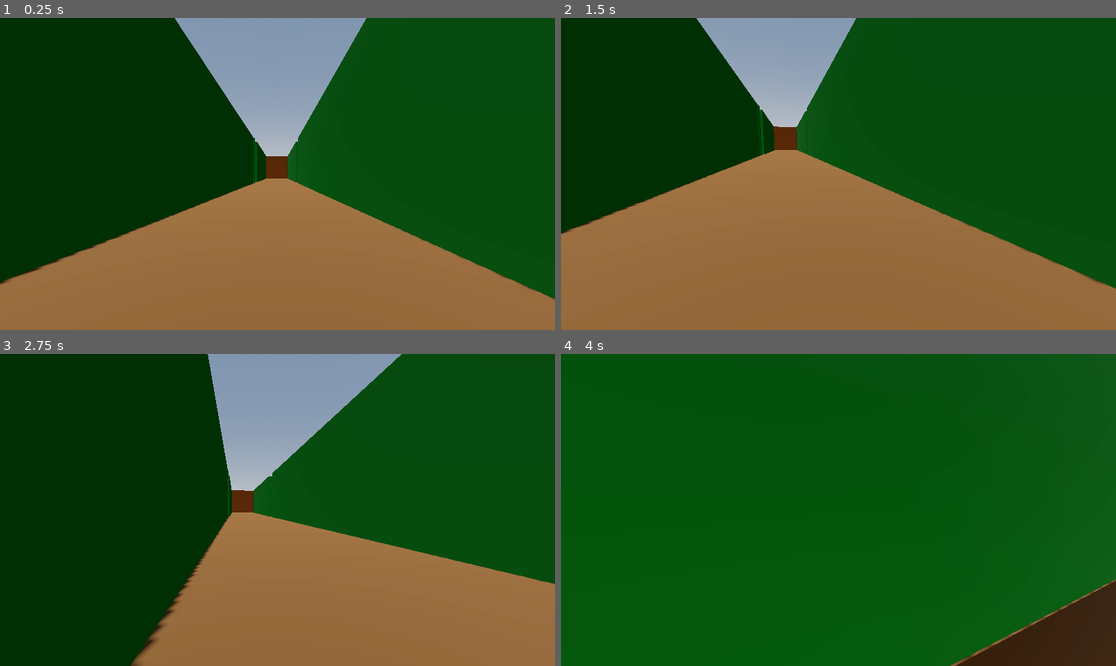
Above: before the commit, frames 1-4 (two rows, left to right).
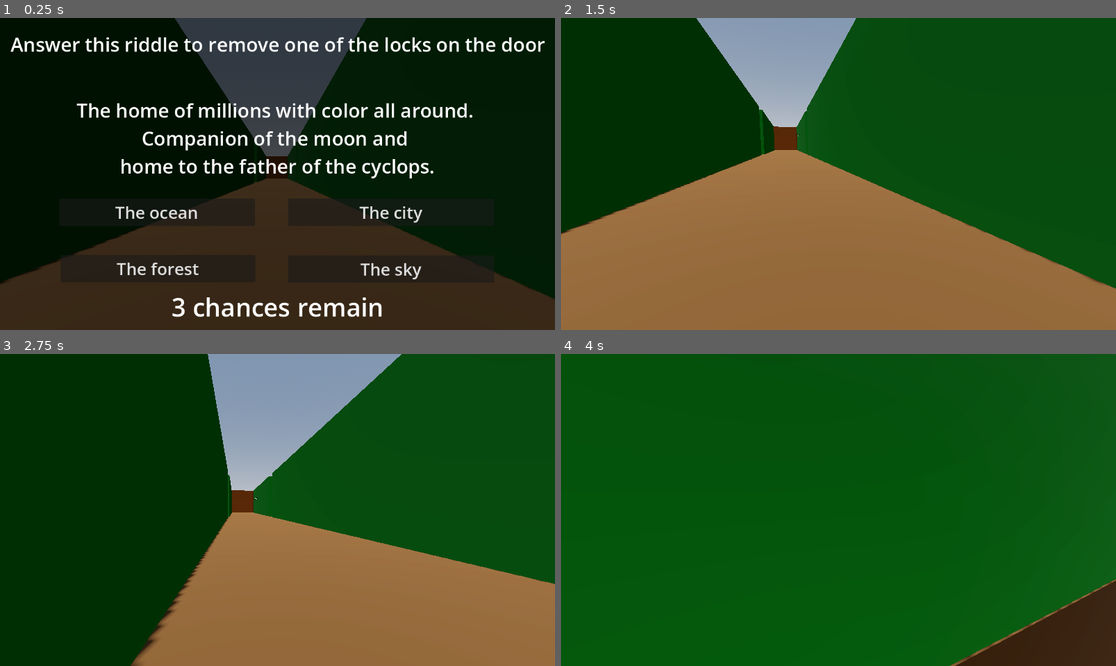
Above: after the commit, the same moments.

Repository: Z-Graham/Maze_walker
Game: Godot game, scene res://Mazes/maze_2/maze_2.tscn
The game is run twice, just before and just after one commit, with the same random seed, the same clock (stepped at 60 frames per second) and the same inputs. This scene is started directly instead of the project's main scene.
Inputs (mouse positions are in pixels of both pictures, inside the frame that each line leads up to):
- Up to frame 1 (0.25 s): no input
- Up to frame 2 (1.5 s): click (716, 211) at 0.5 s, where only the run after the commit has a clickable "The ocean"; tap Enter at 1.25 s; hold D (turn_right) from 1.28 s (still down); tap Down (look_down) at 1.35 s
- Up to frame 3 (2.75 s): release D (turn_right) at 2.03 s; hold S (move_backward) from 2.03 s (still down); tap Up (look_up) at 2.1 s
- Up to frame 4 (4 s): release S (move_backward) at 2.78 s; hold D (turn_right) 2.78-3.53 s; tap Down (look_down) at 2.85 s; hold W (move_forward) from 3.53 s (still down); tap Up (look_up) at 3.6 s

The runs differ from the first frame. In frame 1, 100% of the frame differs, in the area x 0-100%, y 0-100%; in frame 2, less than 0.1%; in frame 3, less than 0.1%; in frame 4, nothing differs.

Commit message:
4 riddles created

Diff:
--- a/Mazes/maze_2/maze_2.tscn
+++ b/Mazes/maze_2/maze_2.tscn
@@ -1,6 +1,7 @@
 [gd_scene format=3 uid="uid://d1cwetteunedl"]
 
 [ext_resource type="PackedScene" uid="uid://bty438n0cr3oo" path="res://Player/player.tscn" id="1_l644i"]
+[ext_resource type="PackedScene" uid="uid://dwkrxrjypyb6w" path="res://Mazes/maze_2/riddle_screen.tscn" id="2_8rkck"]
 
 [sub_resource type="ProceduralSkyMaterial" id="ProceduralSkyMaterial_8rkck"]
 sky_horizon_color = Color(0.66224277, 0.6717428, 0.6867428, 1)
@@ -94,9 +95,9 @@
 material = SubResource("StandardMaterial3D_n78rp")
 
 [node name="CSGBox3D10" type="CSGBox3D" parent="walls" unique_id=2007220612 groups=["wall"]]
-transform = Transform3D(-4.371139e-08, 0, 1, 0, 1, 0, -1, 0, -4.371139e-08, -6.5843124, 2.550482, 0.41968727)
-use_collision = true
-size = Vector3(1, 5.0981445, 7.946974)
+transform = Transform3D(-4.371139e-08, 0, 1, 0, 1, 0, -1, 0, -4.371139e-08, -6.618175, 2.550482, 0.41968727)
+use_collision = true
+size = Vector3(1, 5.0981445, 7.8792486)
 material = SubResource("StandardMaterial3D_n78rp")
 
 [node name="CSGBox3D11" type="CSGBox3D" parent="walls" unique_id=1779182259 groups=["wall"]]
@@ -190,7 +191,7 @@
 material = SubResource("StandardMaterial3D_n78rp")
 
 [node name="CSGBox3D26" type="CSGBox3D" parent="walls" unique_id=421214221 groups=["wall"]]
-transform = Transform3D(-4.371139e-08, 0, 1, 0, 1, 0, -1, 0, -4.371139e-08, 6.180195, 2.550482, 0.6513275)
+transform = Transform3D(6.907575e-05, -1.936921e-06, 1, 0.000100722405, 1, 1.9369254e-06, -1, 0.000100722405, 6.907575e-05, 6.180195, 2.550482, 0.6513275)
 use_collision = true
 size = Vector3(1, 5.0981445, 6.4866214)
 material = SubResource("StandardMaterial3D_n78rp")
@@ -202,9 +203,9 @@
 material = SubResource("StandardMaterial3D_n78rp")
 
 [node name="CSGBox3D28" type="CSGBox3D" parent="walls" unique_id=942307688 groups=["wall"]]
-transform = Transform3D(1, 0, 0, 0, 1, 0, 0, 0, 1, 9.911703, 2.550482, -4.5811653)
-use_collision = true
-size = Vector3(1, 5.0981445, 5.046566)
+transform = Transform3D(1, 0, 0, 0, 1, 0, 0, 0, 1, 9.911703, 2.550482, -4.5823474)
+use_collision = true
+size = Vector3(1, 5.0981445, 5.187911)
 material = SubResource("StandardMaterial3D_n78rp")
 
 [node name="CSGBox3D29" type="CSGBox3D" parent="walls" unique_id=856963398 groups=["wall"]]
@@ -214,7 +215,7 @@
 material = SubResource("StandardMaterial3D_n78rp")
 
 [node name="CSGBox3D30" type="CSGBox3D" parent="walls" unique_id=1332332028 groups=["wall"]]
-transform = Transform3D(-4.371139e-08, 0, 1, 0, 1, 0, -1, 0, -4.371139e-08, 6.2680225, 2.550482, -2.5506558)
+transform = Transform3D(-4.371139e-08, 0, 1, 0, 1, 0, -1, 0, -4.371139e-08, 6.2680225, 2.550482, -2.4823952)
 use_collision = true
 size = Vector3(1, 5.0981445, 6.4798484)
 material = SubResource("StandardMaterial3D_n78rp")
@@ -246,3 +247,25 @@
 transform = Transform3D(1, 0, 0, 0, 1, 0, 0, 0, 1, 13.531065, 1.7703977, 21.122553)
 size = Vector3(7.70636, 3.7733154, 5.8061523)
 material = SubResource("StandardMaterial3D_8rkck")
+
+[node name="Sphynx_2" type="CSGBox3D" parent="." unique_id=596626635]
+transform = Transform3D(1, 0, 0, 0, 1, 0, 0, 0, 1, -13.796806, 1.7703977, 21.122553)
+size = Vector3(7.70636, 3.7733154, 5.8061523)
+material = SubResource("StandardMaterial3D_8rkck")
+
+[node name="Sphynx_3" type="CSGBox3D" parent="." unique_id=930428143]
+transform = Transform3D(1, 0, 0, 0, 1, 0, 0, 0, 1, -13.796806, 1.7703977, -20.986168)
+size = Vector3(7.70636, 3.7733154, 5.8061523)
+material = SubResource("StandardMaterial3D_8rkck")
+
+[node name="Sphynx_4" type="CSGBox3D" parent="." unique_id=1694482963]
+transform = Transform3D(1, 0, 0, 0, 1, 0, 0, 0, 1, 13.91239, 1.7703977, -20.986168)
+size = Vector3(7.70636, 3.7733154, 5.8061523)
+material = SubResource("StandardMaterial3D_8rkck")
+
+[node name="riddle_screen" parent="." unique_id=1533599760 instance=ExtResource("2_8rkck")]
+
+[node name="Label3D" type="Label3D" parent="." unique_id=1105785447]
+transform = Transform3D(1.1924881e-08, 0, -1, 0, 1, 0, 1, 0, 1.1924881e-08, 2.2713375, 3.0174475, -17.905724)
+text = "Answer the the riddles in the four corners of the maze to unlock the door.
+Be careful, for too many incorrect answers will result in the door being locked forevermore"
--- /dev/null
+++ b/Mazes/maze_2/riddle_screen.gd
@@ -0,0 +1,69 @@
+extends ColorRect
+@onready var riddle: Label = $Riddle
+@onready var a: Button = $A
+@onready var b: Button = $B
+@onready var c: Button = $C
+@onready var d: Button = $D
+
+
+
+var c_riddle=4
+
+func _process(delta: float) -> void:
+	if c_riddle==1:
+		riddle.text="What came first? The phoenix or the flame?"
+		a.text="The phoenix"
+		b.text="The flame"
+		c.text="A circle has no beginning"
+		d.text="Time"
+	elif c_riddle==2:
+		riddle.text="The power of authority, for better or worse.
+		Held by the strong, and rarely the weak.
+		The key to a myriad of shortcuts."
+		a.text="Control"
+		b.text="Bravery"
+		c.text="Leadership"
+		d.text="Money"
+	elif c_riddle==3:
+		riddle.text="4(x+7)+18=54
+		Find x"
+		a.text="8"
+		b.text="4"
+		c.text="Between the 4 and the 7"
+		d.text="2"
+	elif c_riddle==4:
+		riddle.text="The home of millions with color all around.
+		Companion of the moon and
+		home to the father of the cyclops."
+		a.text="The ocean"
+		b.text="The forest"
+		c.text="The city"
+		d.text="The sky"
+
+
+
+
+
+func _on_a_pressed() -> void:
+	if c_riddle==2 or c_riddle==4:
+		visible=false
+	else:
+		a.visible=false
+
+
+func _on_b_pressed() -> void:
+	b.visible=false
+
+
+func _on_c_pressed() -> void:
+	if c_riddle==1 or c_riddle==3:
+		visible=false
+	else:
+		c.visible=false
+
+
+func _on_d_pressed() -> void:
+	if c_riddle==3:
+		visible=false
+	else:
+		d.visible=false
--- /dev/null
+++ b/Mazes/maze_2/riddle_screen.tscn
@@ -0,0 +1,112 @@
+[gd_scene format=3 uid="uid://dwkrxrjypyb6w"]
+
+[ext_resource type="Script" uid="uid://dskyrahhirm0b" path="res://Mazes/maze_2/riddle_screen.gd" id="1_e3av5"]
+
+[sub_resource type="LabelSettings" id="LabelSettings_5amr1"]
+font_size = 40
+
+[sub_resource type="LabelSettings" id="LabelSettings_e3av5"]
+font_size = 40
+
+[sub_resource type="LabelSettings" id="LabelSettings_kdbqf"]
+font_size = 52
+
+[node name="riddle_screen" type="ColorRect" unique_id=1533599760]
+anchors_preset = 15
+anchor_right = 1.0
+anchor_bottom = 1.0
+grow_horizontal = 2
+grow_vertical = 2
+color = Color(0, 0, 0, 0.627451)
+script = ExtResource("1_e3av5")
+
+[node name="Label" type="Label" parent="." unique_id=777143112]
+layout_mode = 1
+anchors_preset = 8
+anchor_left = 0.5
+anchor_top = 0.5
+anchor_right = 0.5
+anchor_bottom = 0.5
+offset_left = -554.5
+offset_top = -297.0
+offset_right = 554.5
+offset_bottom = -242.0
+grow_horizontal = 2
+grow_vertical = 2
+text = "Answer this riddle to remove one of the locks on the door"
+label_settings = SubResource("LabelSettings_5amr1")
+horizontal_alignment = 1
+
+[node name="Riddle" type="Label" parent="." unique_id=2142319808]
+layout_mode = 1
+anchors_preset = 8
+anchor_left = 0.5
+anchor_top = 0.5
+anchor_right = 0.5
+anchor_bottom = 0.5
+offset_left = -419.0
+offset_top = -102.0
+offset_right = 419.0
+offset_bottom = -47.0
+grow_horizontal = 2
+grow_vertical = 2
+text = "What came first? The phoenix or the flame?"
+label_settings = SubResource("LabelSettings_e3av5")
+horizontal_alignment = 1
+
+[node name="A" type="Button" parent="." unique_id=1894203787]
+layout_mode = 0
+offset_left = 123.0
+offset_top = 375.0
+offset_right = 529.0
+offset_bottom = 432.0
+theme_override_font_sizes/font_size = 35
+text = "The Phoenix"
+
+[node name="B" type="Button" parent="." unique_id=2026869391]
+layout_mode = 0
+offset_left = 126.0
+offset_top = 492.0
+offset_right = 530.0
+offset_bottom = 549.0
+theme_override_font_sizes/font_size = 35
+text = "The Flame"
+
+[node name="C" type="Button" parent="." unique_id=941365647]
+layout_mode = 0
+offset_left = 598.0
+offset_top = 375.0
+offset_right = 1026.0
+offset_bottom = 432.0
+theme_override_font_sizes/font_size = 35
+text = "A circle has no beginning"
+
+[node name="D" type="Button" parent="." unique_id=845228510]
+layout_mode = 0
+offset_left = 598.0
+offset_top = 493.0
+offset_right = 1026.0
+offset_bottom = 550.0
+theme_override_font_sizes/font_size = 35
+text = "Time"
+
+[node name="chances" type="Label" parent="." unique_id=1453391395]
+layout_mode = 1
+anchors_preset = 7
+anchor_left = 0.5
+anchor_top = 1.0
+anchor_right = 0.5
+anchor_bottom = 1.0
+offset_left = -220.0
+offset_top = -84.0
+offset_right = 220.0
+offset_bottom = -12.0
+grow_horizontal = 2
+grow_vertical = 0
+text = "3 chances remain"
+label_settings = SubResource("LabelSettings_kdbqf")
+
+[connection signal="pressed" from="A" to="." method="_on_a_pressed"]
+[connection signal="pressed" from="B" to="." method="_on_b_pressed"]
+[connection signal="pressed" from="C" to="." method="_on_c_pressed"]
+[connection signal="pressed" from="D" to="." method="_on_d_pressed"]
Not shown, added: Mazes/maze_2/riddle_screen.gd.uid
